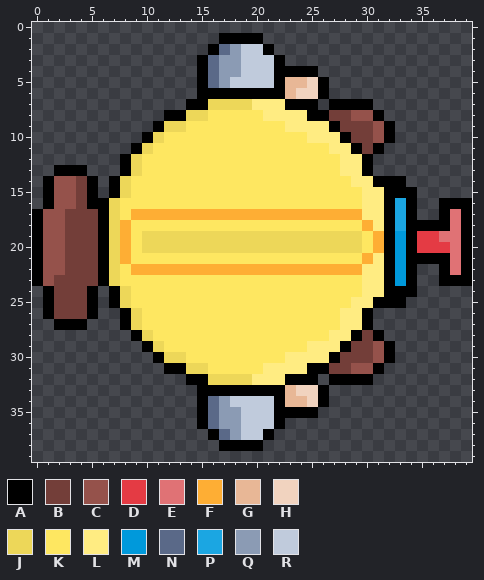
File history of a pixel-art sprite, src/assets/hero_idle.png. The picture above is the old version.
The file is 40x40 pixels.
Palette (. is transparent): A #000000  B #733e39  C #95524b  D #e43b44  E #e07275  F #feae34  G #e8b796  H #f1d3bf  J #edd759  K #fee761  L #ffec82  M #0099db  N #5a6988  P #1ba6e2  Q #8b9bb4  R #c0cbdc
Once edited:
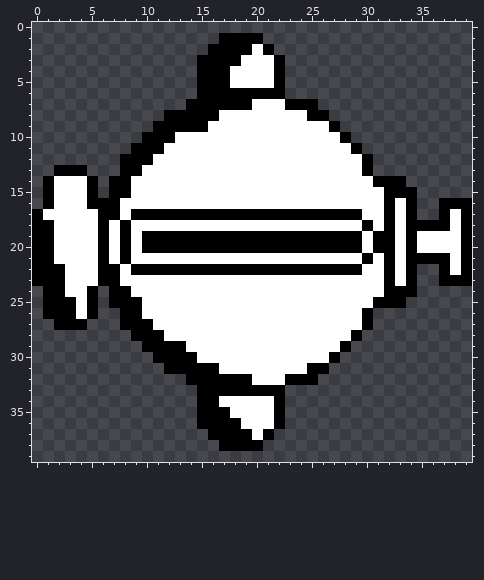
Changes in this commit:
colour K: #fee761 -> #ffffff
y 2: x 17..20 NQRR -> AAAK
y 3: x 16..21 NQQRRR -> AAAKKK
y 4: x 16..21 NQQRRR -> AAKKKK; x 23..25 AAA -> ...
y 5: x 16..21 NQRRRR -> AAKKKK; x 23..26 GGHA -> ....
y 6: x 23..26 GHHA -> ....
y 7: x 16..22 JJJJLLL -> AAAAKKK; x 27..30 AAAA -> ....
y 8: x 14..16 JJK -> AAA; x 21..24 LLLL -> KKKK; x 27..31 BBCCA -> .....
y 9: x 12..15 JJKK -> AAAA; x 23..26 LLLL -> KKKK; x 28..32 BBBCA -> .....
y 10: x 11..12 JK -> AA; x 25..27 LLL -> KKK; x 29..32 BBCA -> ....
y 11: x 10..11 JK -> AA; x 27..28 LL -> KK; x 30..31 BA -> ..
y 12: x 9..10 JK -> AA; x 28..29 LL -> KK
y 13: x 9 J -> A; x 28..29 LL -> KK
y 14: x 2..4 CCB -> KKK; x 8 J -> A; x 29..30 LL -> KK
y 15: x 2..4 CCB -> KKK; x 8 J -> A; x 30..31 LL -> KK
y 16: x 2..4 CCB -> KKK; x 7 J -> A; x 30..31 LL -> KK; x 33 P -> K
y 17: x 1..5 CCBBB -> KKKKK; x 7 J -> A; x 9..31 FFFFFFFFFFFFFFFFFFFFFLL -> AAAAAAAAAAAAAAAAAAAAAKK; x 33 P -> K; x 38 E -> K
y 18: x 1..5 CCBBB -> AKKKK; x 7..8 JF -> KA; x 30..31 FL -> AK; x 33 P -> K; x 38 E -> K
y 19: x 1..5 CCBBB -> AKKKK; x 7..8 JF -> KA; x 10..29 JJJJJJJJJJJJJJJJJJJJ -> AAAAAAAAAAAAAAAAAAAA; x 31 F -> A; x 33 M -> K; x 35..38 DDEE -> KKKK
y 20: x 1..5 CCBBB -> AKKKK; x 7..8 JF -> KA; x 10..29 JJJJJJJJJJJJJJJJJJJJ -> AAAAAAAAAAAAAAAAAAAA; x 31 F -> A; x 33 M -> K; x 35..38 DDDE -> KKKK
y 21: x 1..5 CCBBB -> AKKKK; x 7..8 JF -> KA; x 30..31 FL -> AK; x 33 M -> K; x 38 E -> K
y 22: x 1..5 CCBBB -> AAKKK; x 7 J -> A; x 9..31 FFFFFFFFFFFFFFFFFFFFFLL -> AAAAAAAAAAAAAAAAAAAAAKK; x 33 M -> K; x 38 E -> K
y 23: x 1..5 CBBBB -> AAKKK; x 7 J -> A; x 30..31 LL -> KK; x 33 M -> K
y 24: x 2..4 BBB -> AKK; x 8 J -> A; x 30..31 LL -> KK
y 25: x 2..4 BBB -> AAK; x 8..9 JK -> AA; x 29..30 LL -> KK
y 26: x 2..4 BBB -> AAK; x 9 J -> A; x 28..29 LL -> KK
y 27: x 9..10 JK -> AA; x 28..29 LL -> KK
y 28: x 10..11 JK -> AA; x 27..28 LL -> KK; x 30..31 BA -> ..
y 29: x 11..13 JKK -> AAA; x 25..27 LLL -> KKK; x 29..32 BBCA -> ....
y 30: x 12..14 JJK -> AAA; x 23..26 LLLL -> KKKK; x 28..32 BBBCA -> .....
y 31: x 14..16 JJK -> AAA; x 21..24 LLLL -> KKKK; x 27..31 BBCCA -> .....
y 32: x 16..22 JJJJLLL -> AAAAKKK; x 27..30 AAAA -> ....
y 33: x 23..26 GHHA -> ....
y 34: x 16..21 NQRRRR -> AKKKKK; x 23..26 GGHA -> ....
y 35: x 16..21 NQQRRR -> AAKKKK; x 23..25 AAA -> ...
y 36: x 16..21 NQQRRR -> AAAKKK
y 37: x 17..20 NQRR -> AAAK
Where, in picture pixels (left, top, right, bottom), the same in both pictures:
changed: (43, 44, 461, 440)
